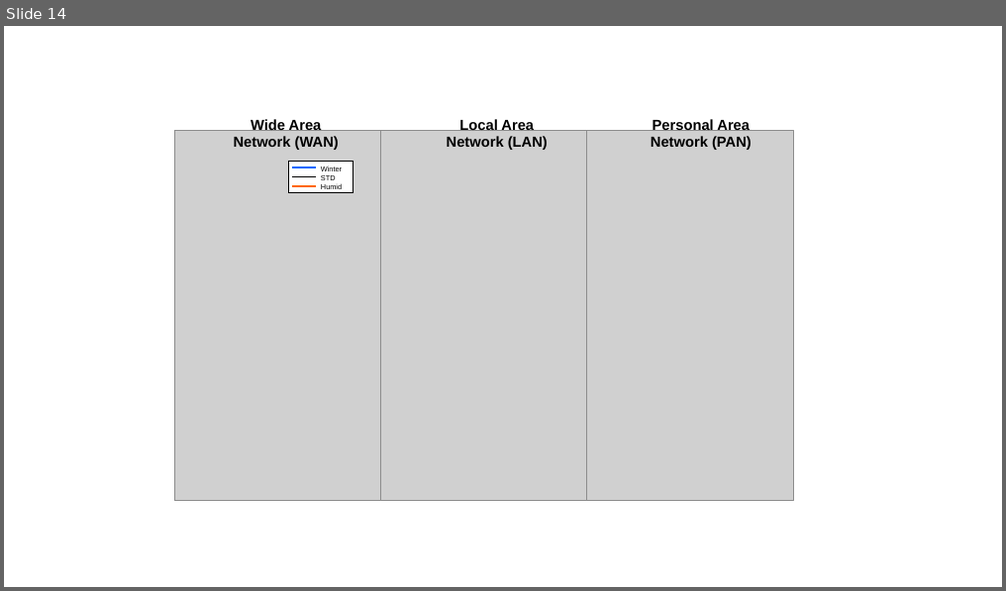
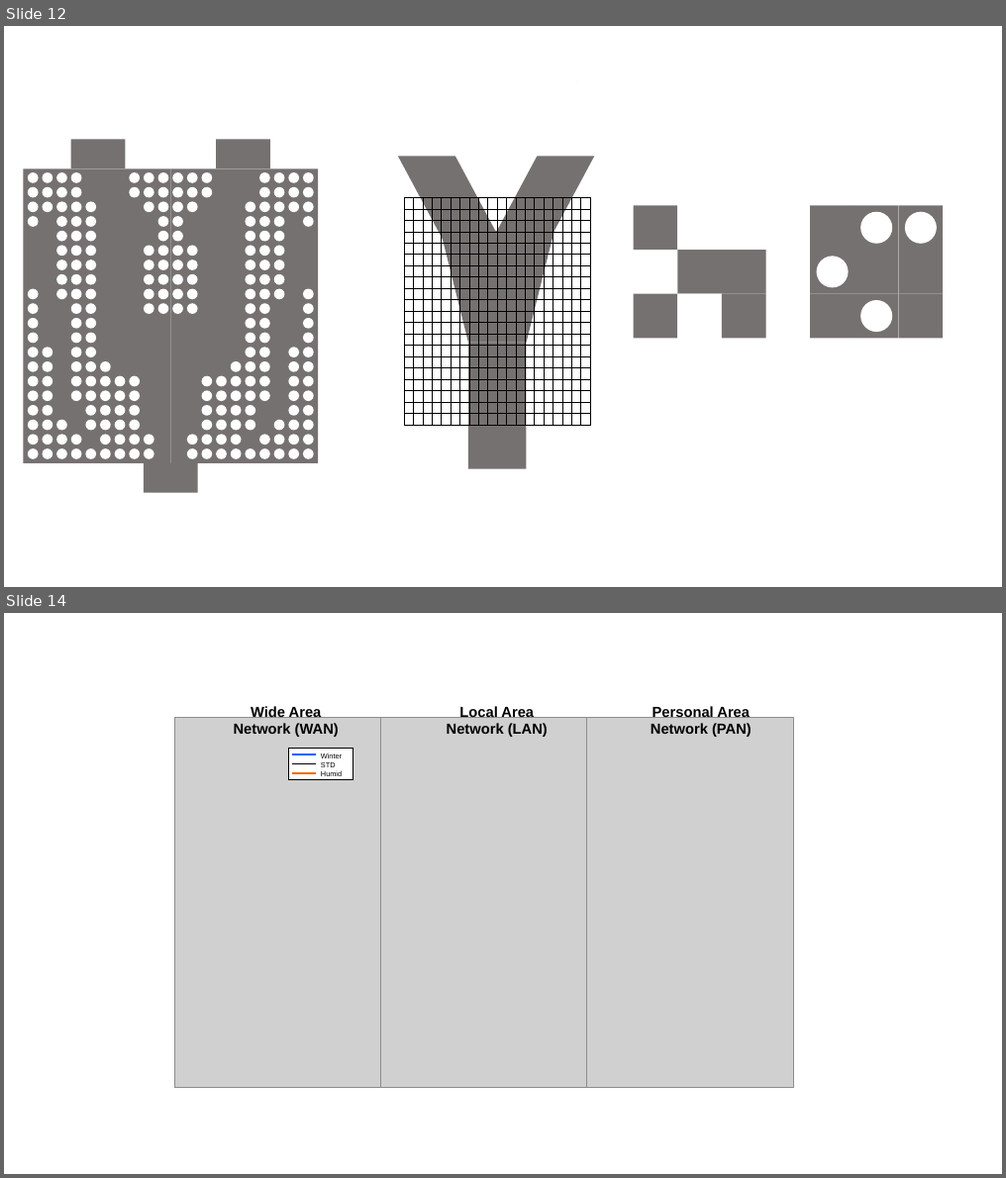
Before and after one commit to jglee96/NBTP_Lab, a slide deck: 개인/석사학위논문/그림.pptx. Shown one above the other, each under a label of ours: slide 14 before the commit, slides 12 and 14 after it; the slides between them are not shown. The pictures are 1006x591 and 1006x1178 pixels, drawn with LibreOffice and Linux fonts; fonts in the diff are those of the drawing; grey boxes stand for pictures. Boxes give left, top, right and bottom in pixels: in the first picture for what was removed or moved away, otherwise in the second. Text is boxed around its words. In the diff, an @@ line names an element or a change of style, - is before the commit and + after.

```diff
--- a/개인/석사학위논문/그림.pptx
+++ b/개인/석사학위논문/그림.pptx
@@ slide 12 added at (4, 26, 1002, 587), background #FFFFFF @@
@@ group added at (375, 81, 617, 470): 2 rectangles, 2 diag stripes, 1 trapezoid @@
@@ table added at (405, 197, 584, 394), 20 rows, 20 columns @@
+ |  |  |  |  |  |  |  |  |  |  |  |  |  |  |  |  |  |  | 
+ |  |  |  |  |  |  |  |  |  |  |  |  |  |  |  |  |  |  | 
+ |  |  |  |  |  |  |  |  |  |  |  |  |  |  |  |  |  |  | 
+ |  |  |  |  |  |  |  |  |  |  |  |  |  |  |  |  |  |  | 
+ |  |  |  |  |  |  |  |  |  |  |  |  |  |  |  |  |  |  | 
+ |  |  |  |  |  |  |  |  |  |  |  |  |  |  |  |  |  |  | 
+ |  |  |  |  |  |  |  |  |  |  |  |  |  |  |  |  |  |  | 
+ |  |  |  |  |  |  |  |  |  |  |  |  |  |  |  |  |  |  | 
+ |  |  |  |  |  |  |  |  |  |  |  |  |  |  |  |  |  |  | 
+ |  |  |  |  |  |  |  |  |  |  |  |  |  |  |  |  |  |  | 
+ |  |  |  |  |  |  |  |  |  |  |  |  |  |  |  |  |  |  | 
+ |  |  |  |  |  |  |  |  |  |  |  |  |  |  |  |  |  |  | 
+ |  |  |  |  |  |  |  |  |  |  |  |  |  |  |  |  |  |  | 
+ |  |  |  |  |  |  |  |  |  |  |  |  |  |  |  |  |  |  | 
+ |  |  |  |  |  |  |  |  |  |  |  |  |  |  |  |  |  |  | 
+ |  |  |  |  |  |  |  |  |  |  |  |  |  |  |  |  |  |  | 
+ |  |  |  |  |  |  |  |  |  |  |  |  |  |  |  |  |  |  | 
+ |  |  |  |  |  |  |  |  |  |  |  |  |  |  |  |  |  |  | 
+ |  |  |  |  |  |  |  |  |  |  |  |  |  |  |  |  |  |  | 
+ |  |  |  |  |  |  |  |  |  |  |  |  |  |  |  |  |  |  | 
@@ group added at (634, 205, 766, 338): 9 rectangles @@
@@ group added at (810, 205, 943, 338): 9 rectangles, 4 ellipses @@
@@ group added at (24, 139, 319, 492): 230 ellipses, 5 rectangles @@
```
Also in this commit, not shown: 1 other slide added, 2 slides removed, 5 other files.
